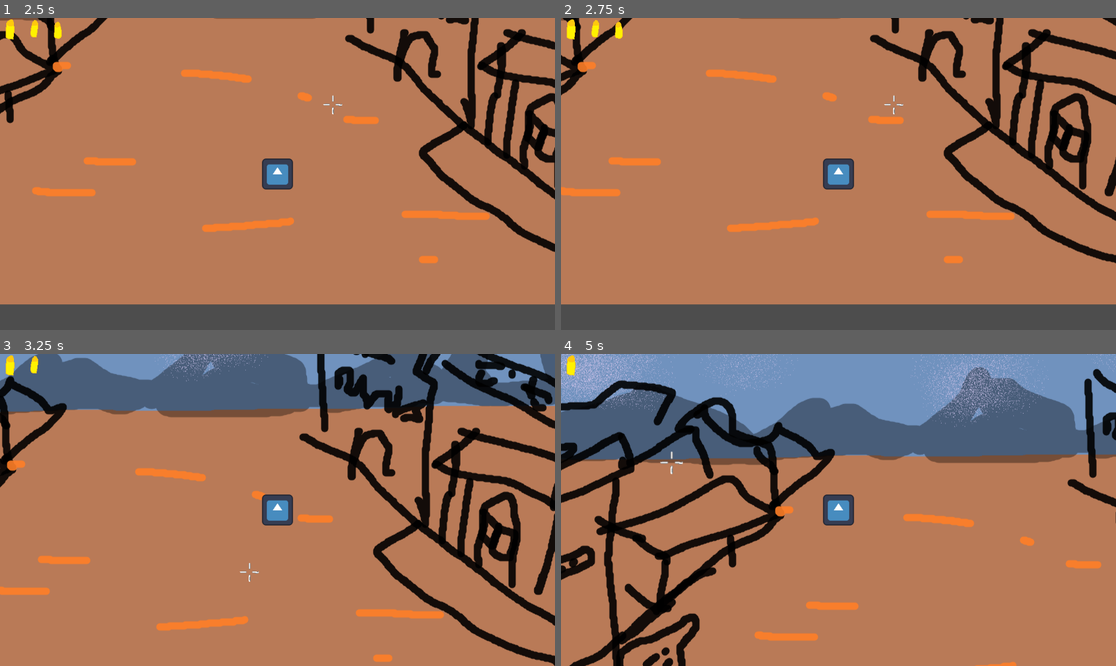
Above: before the commit, frames 1-4 (two rows, left to right).
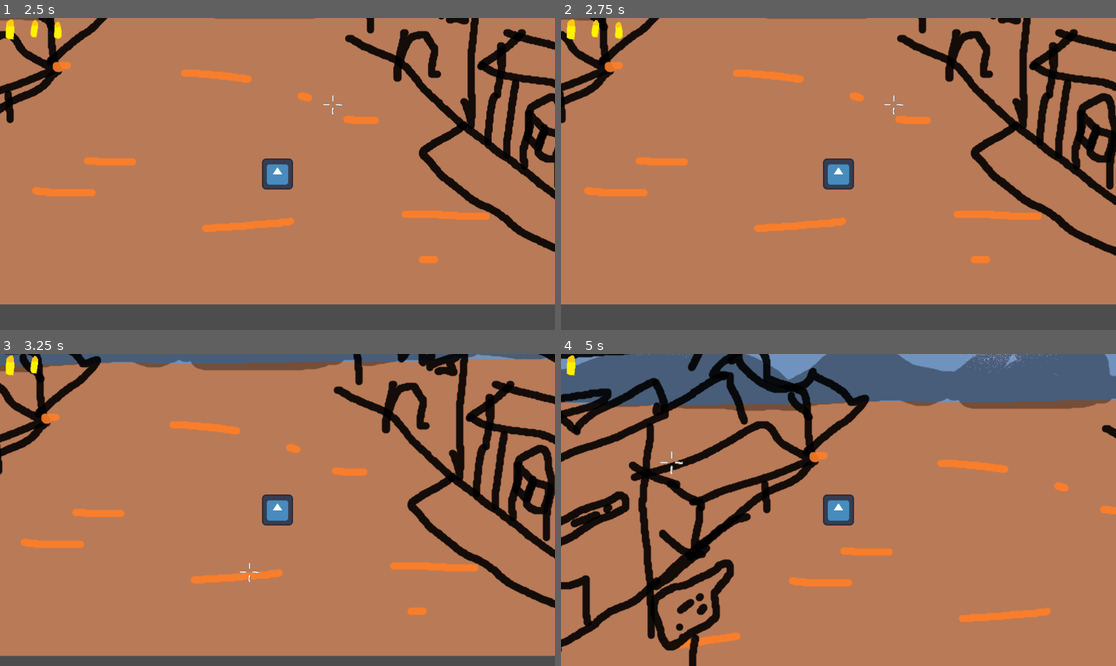
Above: after the commit, the same moments.

Repository: Niimphu/quickdraw
Game: Godot game, scene res://test.tscn
The game is run twice, just before and just after one commit, with the same random seed, the same clock (stepped at 60 frames per second) and the same inputs. The engine's default icon, where the game draws it, is replaced by a stand-in: a white triangle on a blue panel in a dark square.
Inputs (mouse positions are in pixels of both pictures, inside the frame that each line leads up to):
- Up to frame 1 (2.5 s): tap Enter at 0.5 s; press the mouse at (277, 174) at 0.53 s; hold D (right) 0.53-1.28 s; move the mouse to (166, 189) at 1.27 s; release the mouse at (166, 189) at 1.28 s; hold S (down) 1.28-2.03 s; tap Mouse wheel down (scroll_down) at 1.35 s; click (166, 189) at 1.55 s; move the mouse to (333, 105) at 2.02 s; hold D (right) from 2.03 s (still down); hold Mouse wheel up (scroll_up) from 2.03 s (still down); click (333, 105) at 2.3 s
- Up to frame 2 (2.75 s): keep holding D (right); keep holding Mouse wheel up (scroll_up)
- Up to frame 3 (3.25 s): move the mouse to (249, 572) at 2.77 s; release D (right) at 2.78 s; release Mouse wheel up (scroll_up) at 2.78 s; hold W (up) from 2.78 s (still down); click (249, 572) at 2.85 s
- Up to frame 4 (5 s): move the mouse to (1005, 556) at 3.52 s; release W (up) at 3.53 s; press the mouse at (1005, 556) at 3.53 s; hold A (left) from 3.53 s (still down); tap R (reload) at 4.15 s; move the mouse to (672, 463) at 4.27 s; release the mouse at (672, 463) at 4.28 s; tap Mouse wheel down (scroll_down) at 4.35 s; click (672, 463) at 4.55 s

Frame 1 is identical in both runs. In frame 2, 15% of the frame differs, in the area x 0-100%, y 0-79%; in frame 3, 35%; in frame 4, 45%, in the area x 0-100%, y 0-100%.

Commit message:
better reload and focus systems

Diff:
--- a/player.gd
+++ b/player.gd
@@ -32,7 +32,7 @@
 func _input(event: InputEvent) -> void:
 	if event.is_action_pressed("shoot") and not holstered:
 		shoot_gun()
-	if event.is_action_pressed("reload"):
+	if event.is_action_pressed("reload") and not holstered:
 		reload_gun()
 	if event.is_action_pressed("scroll_up"):
 		change_accuracy_modifier(-0.2)
@@ -53,8 +53,7 @@
 		if charged_bullets > 0:
 			charged_bullets -= 1
 			if charged_bullets == 0:
-				accuracy_modifier = 1
-				change_accuracy_modifier(0)
+				_on_focus_fire_window_timeout()
 		#shooting animation
 		pass
 
@@ -79,6 +78,8 @@
 
 
 func _on_holster_box_mouse_entered() -> void:
+	if Gun.ammo < 1:
+		return
 	holstered = true
 	ChargeInterval.start()
 
@@ -108,3 +109,5 @@
 	focused = false
 	speed = move_speed
 	charged_bullets = 0
+	accuracy_modifier = 1
+	change_accuracy_modifier(0)
--- a/player.tscn
+++ b/player.tscn
@@ -36,7 +36,7 @@
 wait_time = 0.5
 
 [node name="FocusFireWindow" type="Timer" parent="." unique_id=1940774851]
-wait_time = 1.2
+wait_time = 2.0
 one_shot = true
 
 [connection signal="mouse_entered" from="HolsterBox" to="." method="_on_holster_box_mouse_entered"]
